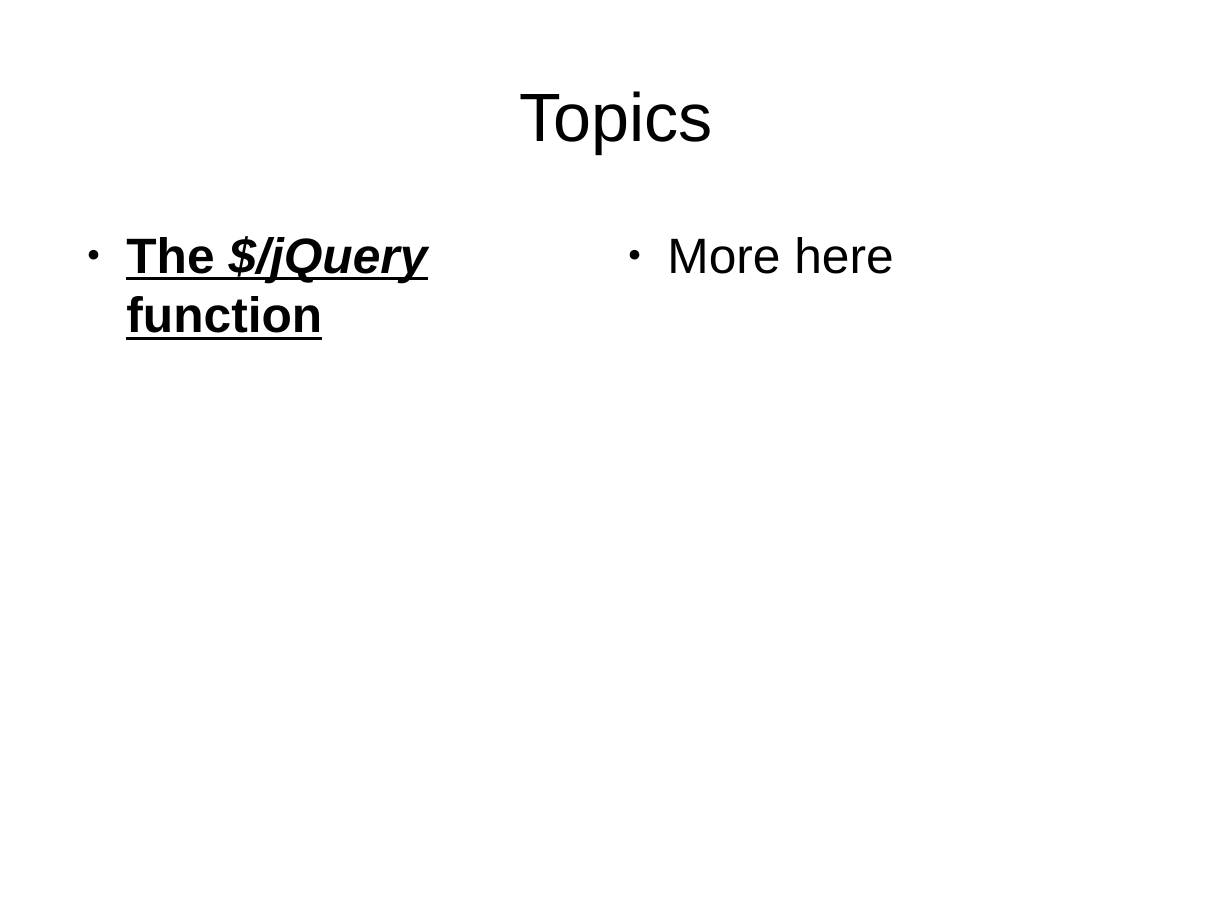
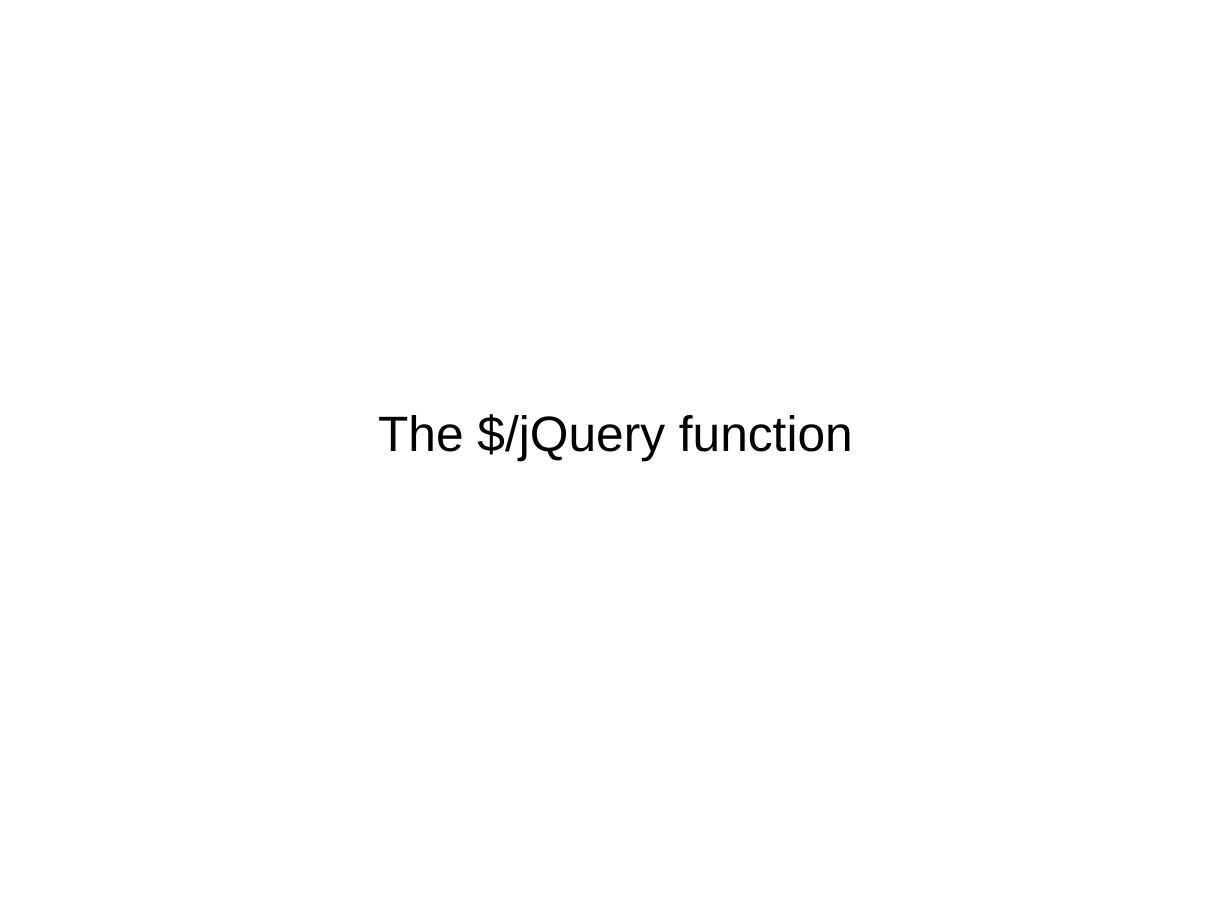
Before and after one commit to veltzer/demos, a slide deck: slide 19 of javascript/jquery/doc/jquery.odp (slide 18 before the commit). Drawn at 1232x924 pixels with LibreOffice and Linux fonts; fonts in the diff are those of the drawing. Boxes give left, top, right and bottom in pixels: in the first picture for what was removed or moved away, otherwise in the second. Text is boxed around its words. In the diff, an @@ line names an element or a change of style, - is before the commit and + after.

```diff
--- a/javascript/jquery/doc/jquery.odp
+++ b/javascript/jquery/doc/jquery.odp
@@ subtitle "The $/jQuery function": place and size @@
-subtitle "The $/jQuery function" at [126,236,428,340]
+subtitle "The $/jQuery function" at [378,414,853,460]
@@ subtitle "The $/jQuery function" at [378,414,853,460]: bold off, underline off; italic off in "$/jQuery"; alignment left to centre; bullet ● to none; less space between paragraphs; vertical alignment top to middle @@
@@ title removed at [519,91,713,153] @@
-Topics
@@ text removed at [667,237,893,274] @@
-● More here
```
Also in this commit, not shown: 4 other slides changed, 13 slides added, 5 slides removed, 22 other files.
